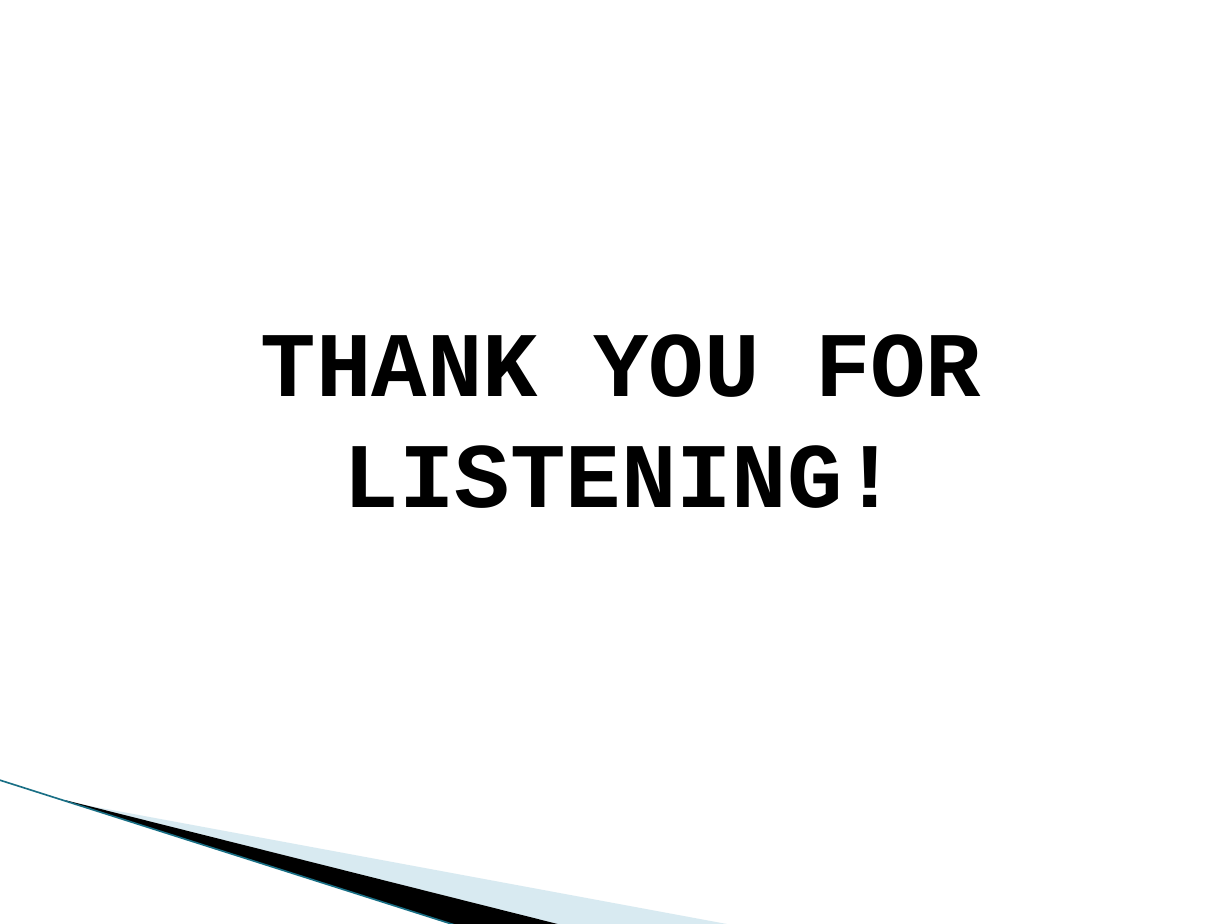
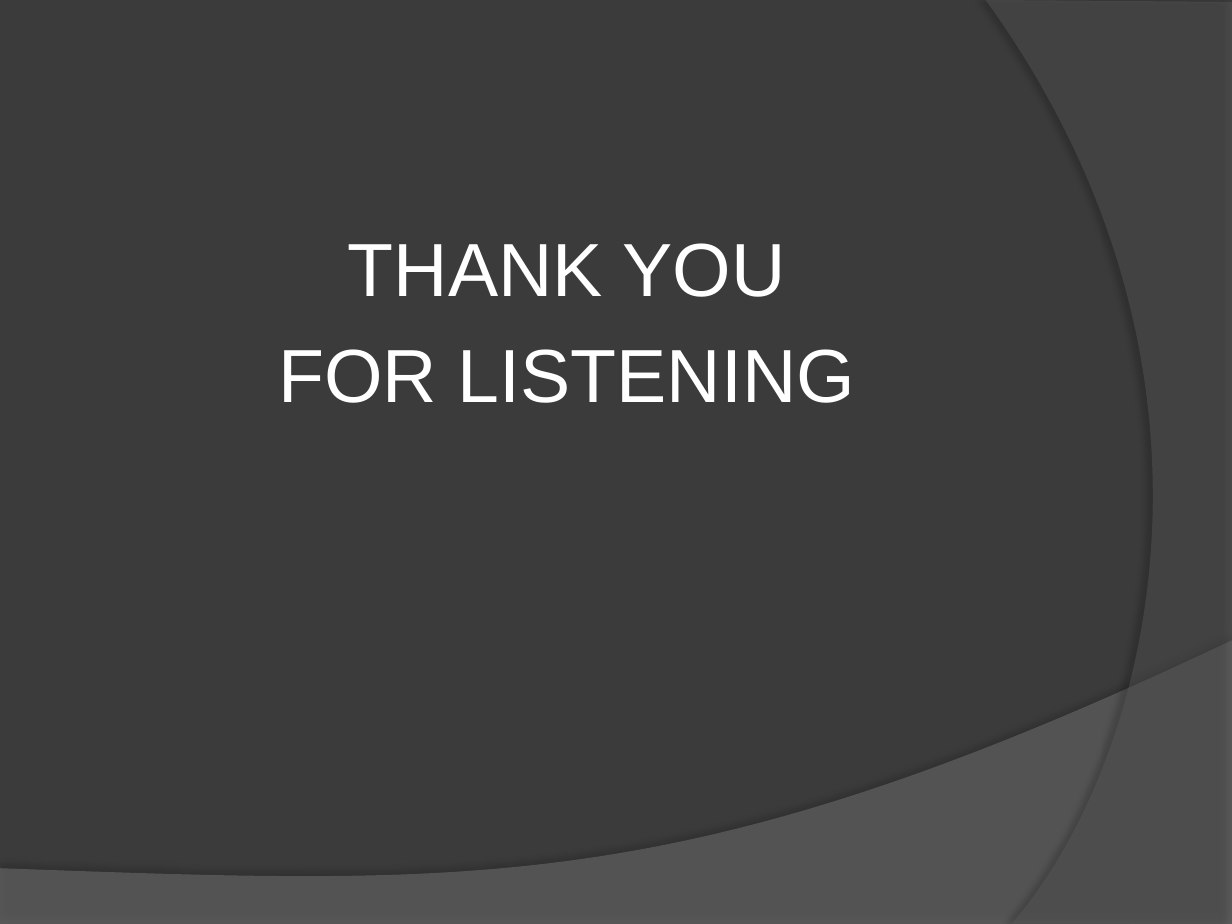
Before and after one commit to PusHGoD/DemoSpring, a slide deck: slide 7 of Spring.pptx (slide 16 before the commit). Drawn at 1232x924 pixels with LibreOffice and Linux fonts; fonts in the diff are those of the drawing; background and template pictures are left out. Boxes give left, top, right and bottom in pixels: in the first picture for what was removed or moved away, otherwise in the second. Text is boxed around its words. In the diff, an @@ line names an element or a change of style, - is before the commit and + after.

```diff
--- a/Spring.pptx
+++ b/Spring.pptx
@@ background #FFFFFF to #3B3B3B @@
@@ freeform shape added at (986,0,1232,924), fill #5E5E5E at 40% opacity @@
@@ text at (278,243,855,403): text changed; size 54 to 44 pt; font Courier New to Arial; text colour #000000 to #FFFFFF; bold off @@
-THANK YOU FOR LISTENING!
+THANK YOU
+FOR LISTENING
@@ freeform shape added at (0,641,1232,924), fill #7F7F7F at 45% opacity @@
@@ line removed from (0, 780) to (457, 924) @@
@@ freeform shape removed at (65,800,563,924) @@
@@ freeform shape removed at (68,801,733,924) @@
```
Also in this commit, not shown: 3 other slides changed, 3 slides added, 12 slides removed.
